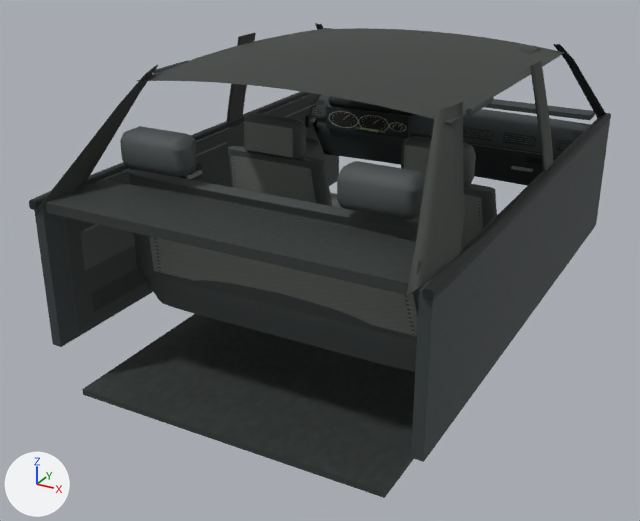
One commit to the glTF model art/temple/intro/sedan_interior.glb: the scene before it, then after it.
Both versions are drawn from a 50 mm camera at (1.67, -3.49, 2.15) aimed at (-0.11, -0.25, 0.53). Lighting does not change. The marker at lower left points along +X, +Y and +Z. The older version comes first. Vertices at exactly the same position are counted once.

Before the edit, the objects in view are built like this:
```python
me_sedan_interior = bpy.data.meshes.new('sedan_interior')
me_sedan_interior.from_pydata(...)  # 4755 vertices, 8450 faces; spans x -0.82..0.82, y -1.29..1.21, z 0.19..1.45
me_sedan_interior.materials.append(mat_santana_cabin)  # picture img_santana_cabin
ob_sedan_interior = bpy.data.objects.new('sedan_interior', me_sedan_interior)
ob_sedan_interior.location = (0.0, 0.0, 0.0)
```
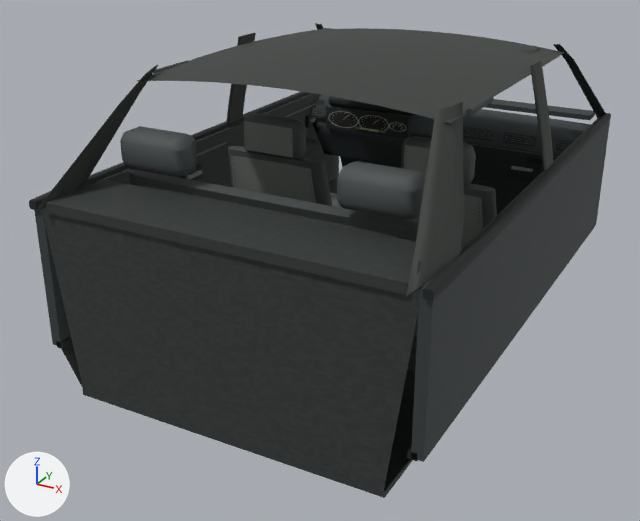
What differs and where, as boxes [x1, y1, x2, y2] in the pictures (640 x 521 px; the box of a moved part takes in the faces that stretch with it):
part 1 of me_sedan_interior, added
    after: [57, 178, 337, 349]
part 2 of me_sedan_interior, added
    after: [407, 446, 418, 461]
part 3 of me_sedan_interior, moved or reshaped
    before: [345, 161, 356, 166]
    after: [43, 156, 527, 491]

Edits to the bpy script that builds the scene:
```text
Change me_sedan_interior:
    used by ob_sedan_interior; location = (0.0, 0.0, 0.0)
    remove me_sedan_interior.from_pydata(...)  # 4755 vertices, 8450 faces; spans x -0.82..0.82, y -1.29..1.21, z 0.19..1.45
    add me_sedan_interior.from_pydata(...)  # 4783 vertices, 8482 faces; spans x -0.82..0.82, y -1.29..1.21, z 0.19..1.45
    me_sedan_interior part 1: a new loose piece, a box spanning x -0.791..-0.757, y -1.23..1.17, z 0.379..0.409, in mat_santana_cabin (picture img_santana_cabin)
    me_sedan_interior part 2: a new loose piece, a box spanning x 0.757..0.791, y -1.23..1.17, z 0.379..0.409, in mat_santana_cabin (picture img_santana_cabin)
    me_sedan_interior part 3
    26 faces are deleted
    12 vertices are added at x -0.79..0.79, y -1.23..1.17, z 0.21..1.0
    34 new faces join them
```
